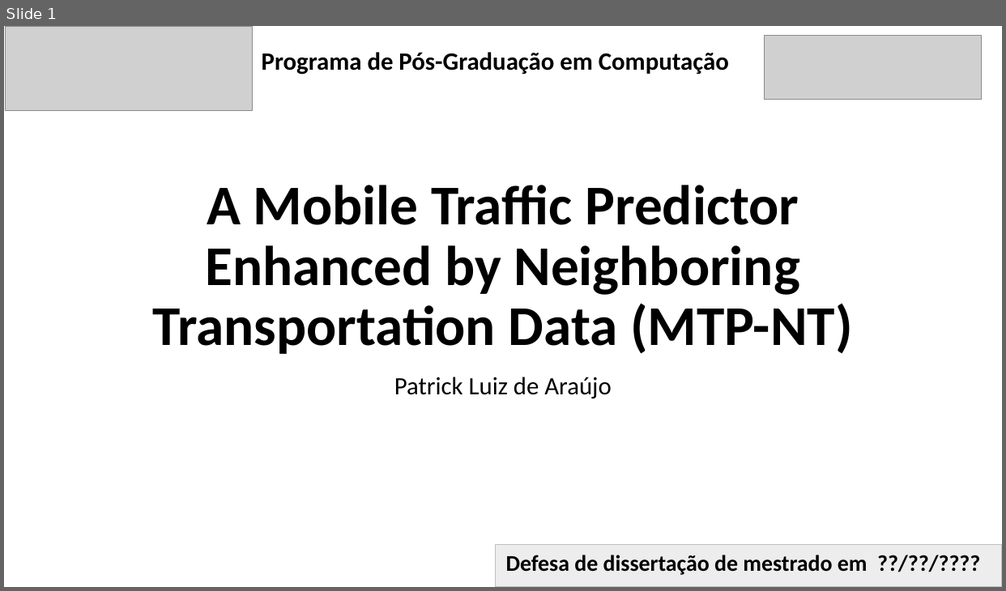
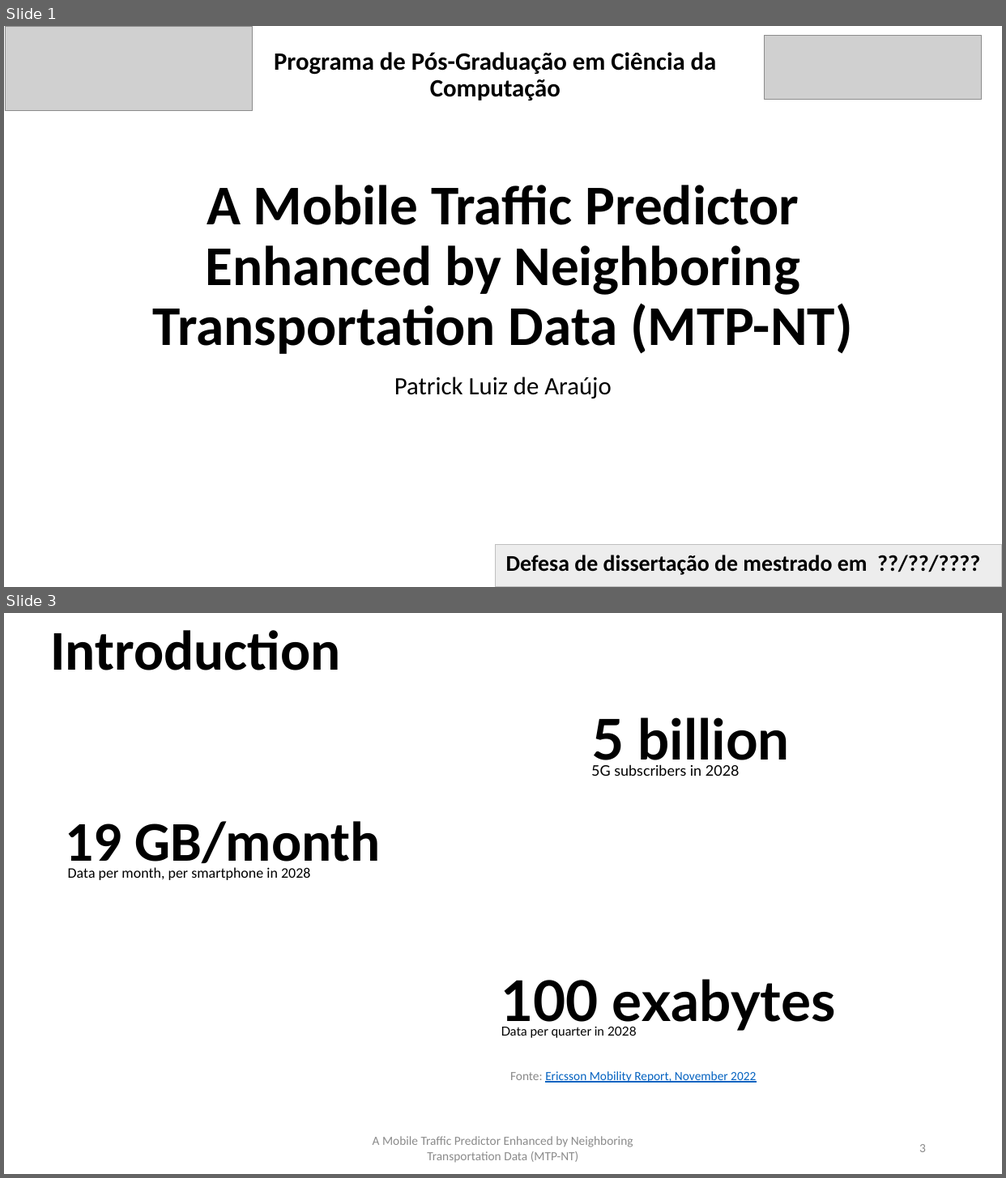
Before and after one commit to PatrickLdA/milan-telecom-analysis, a slide deck: defesa.pptx. Shown one above the other, each under a label of ours: slide 1 before the commit, slides 1 and 3 after it; the slides between them are not shown. The pictures are 1006x591 and 1006x1178 pixels, drawn with LibreOffice and Linux fonts; fonts in the diff are those of the drawing; grey boxes stand for pictures. Boxes give left, top, right and bottom in pixels: in the first picture for what was removed or moved away, otherwise in the second. Text is boxed around its words. In the diff, an @@ line names an element or a change of style, - is before the commit and + after.

```diff
--- a/defesa.pptx
+++ b/defesa.pptx
@@ slide 3 added at bbox=[4, 613, 1002, 1174], background #FFFFFF @@
@@ text added at bbox=[50, 630, 340, 671], 54 pt, text #000000, bold @@
+Introduction
@@ text added at bbox=[591, 717, 790, 770], 54 pt, text #000000, bold @@
+5 billion
@@ text added at bbox=[591, 764, 739, 776], 14 pt, text #000000 @@
+5G subscribers in 2028
@@ text added at bbox=[65, 821, 381, 875], 54 pt, text #000000, bold @@
+19 GB/month
@@ title added at bbox=[68, 867, 310, 880], 14 pt, text #000000 @@
+Data per month, per smartphone in 2028
@@ text added at bbox=[501, 979, 836, 1033], 54 pt, text #000000, bold @@
+100 exabytes
@@ text added at bbox=[501, 1027, 637, 1038], 12 pt, text #000000 @@
+Data per quarter in 2028
@@ text added at bbox=[510, 1071, 756, 1083], 12 pt, text #0563C1, underline @@
+Fonte: Ericsson Mobility Report, November 2022
@@ text added at bbox=[373, 1136, 633, 1162], 12 pt, text #8C8C8C @@
+A Mobile Traffic Predictor Enhanced by Neighboring Transportation Data (MTP-NT)
@@ page number added at bbox=[919, 1144, 926, 1152], 12 pt, text #8C8C8C @@
+3
@@ slide 1 changed as well @@
@@ text at bbox=[274, 52, 717, 101]: text changed @@
-Programa de Pós-Graduação em Computação
+Programa de Pós-Graduação em Ciência da Computação
```
Also in this commit, not shown: 1 other slide changed, 2 other slides added, 1 other file.
